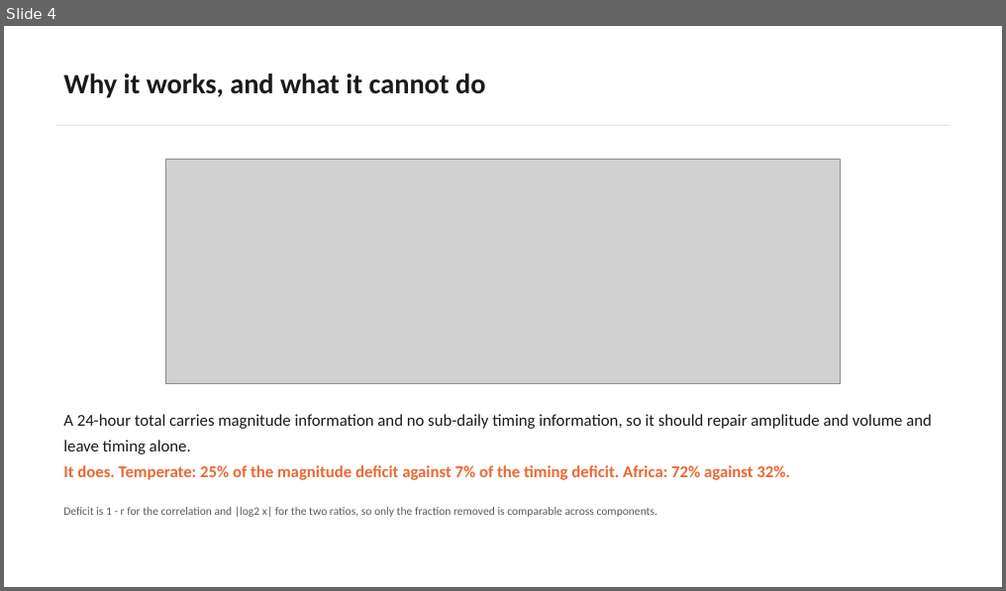
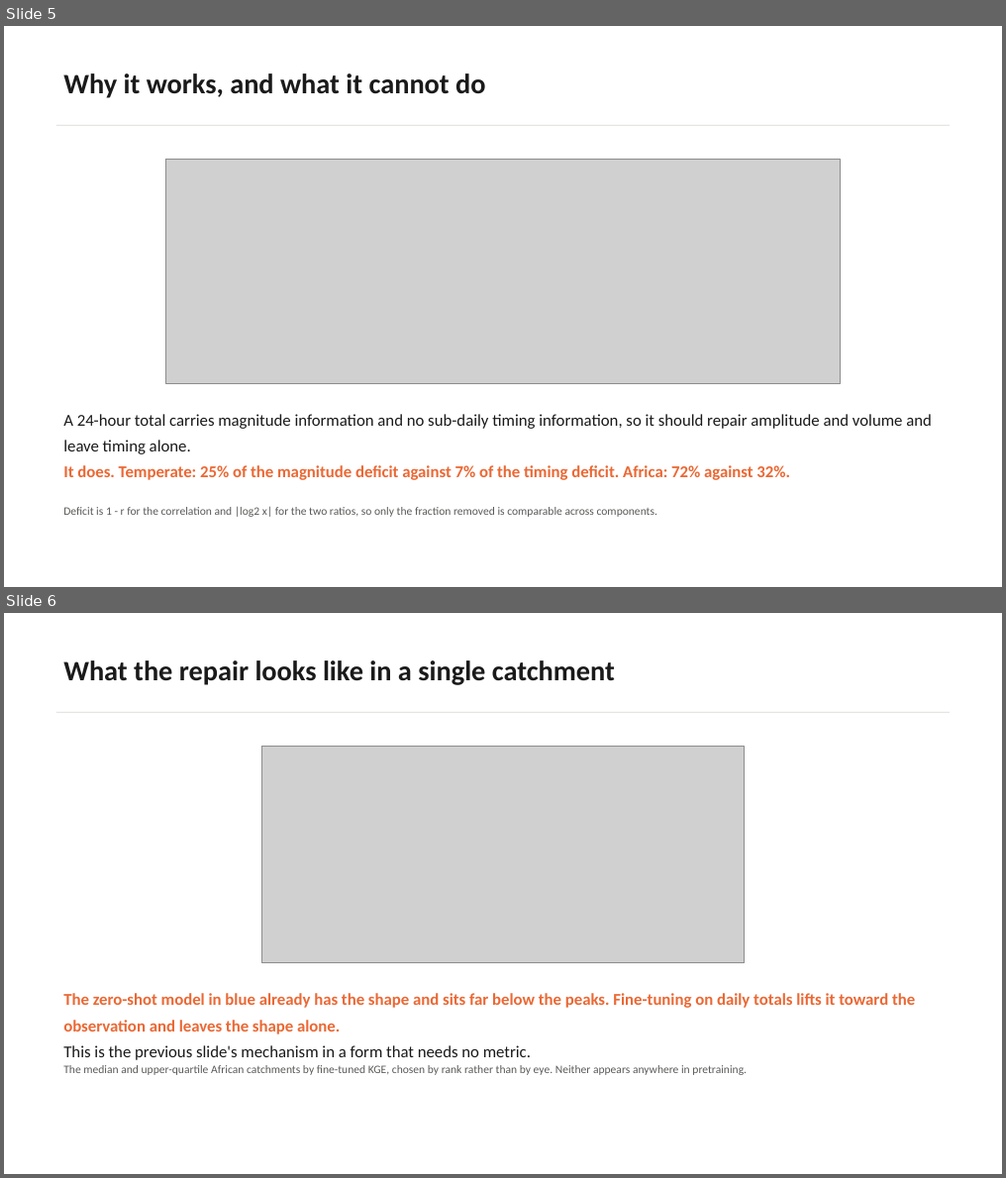
Before and after one commit to WKKKKKKKKKKKKKK/hourly_streamflow_dl, a slide deck: reports/slides/PhaseI_briefing.pptx. Shown one above the other, each under a label of ours: slide 4 before the commit, slides 5 and 6 after it. The pictures are 1006x591 and 1006x1178 pixels, drawn with LibreOffice and Linux fonts; fonts in the diff are those of the drawing; grey boxes stand for pictures. Boxes give left, top, right and bottom in pixels: in the first picture for what was removed or moved away, otherwise in the second. Text is boxed around its words. In the diff, an @@ line names an element or a change of style, - is before the commit and + after.

```diff
--- a/reports/slides/PhaseI_briefing.pptx
+++ b/reports/slides/PhaseI_briefing.pptx
@@ slide 6 added at (4,613,1002,1174), background #FFFFFF @@
@@ text added at (63,661,615,685), 27 pt, text #1A1A1A, bold @@
+What the repair looks like in a single catchment
@@ rectangle added at (56,712,949,713), fill #D8D6D0 @@
@@ picture added at (261,747,745,963) @@
@@ text added at (63,993,915,1060), 16 pt, text #EB6834, bold @@
+The zero-shot model in blue already has the shape and sits far below the peaks. Fine-tuning on daily totals lifts it toward the observation and leaves the shape alone.
+This is the previous slide's mechanism in a form that needs no metric.
@@ text added at (63,1065,746,1075), 11 pt, text #5A5A58 @@
+The median and upper-quartile African catchments by fine-tuned KGE, chosen by rank rather than by eye. Neither appears anywhere in pretraining.
@@ what was slide 4 is now slide 5 @@
```
Also in this commit, not shown: 1 other slide added, 6 other files.
